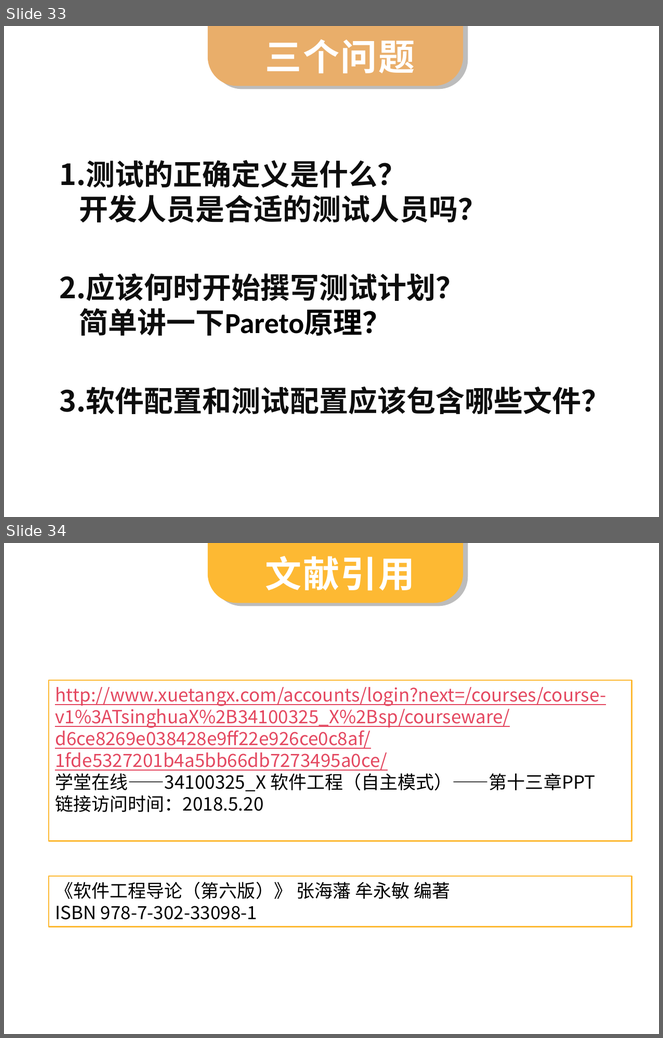
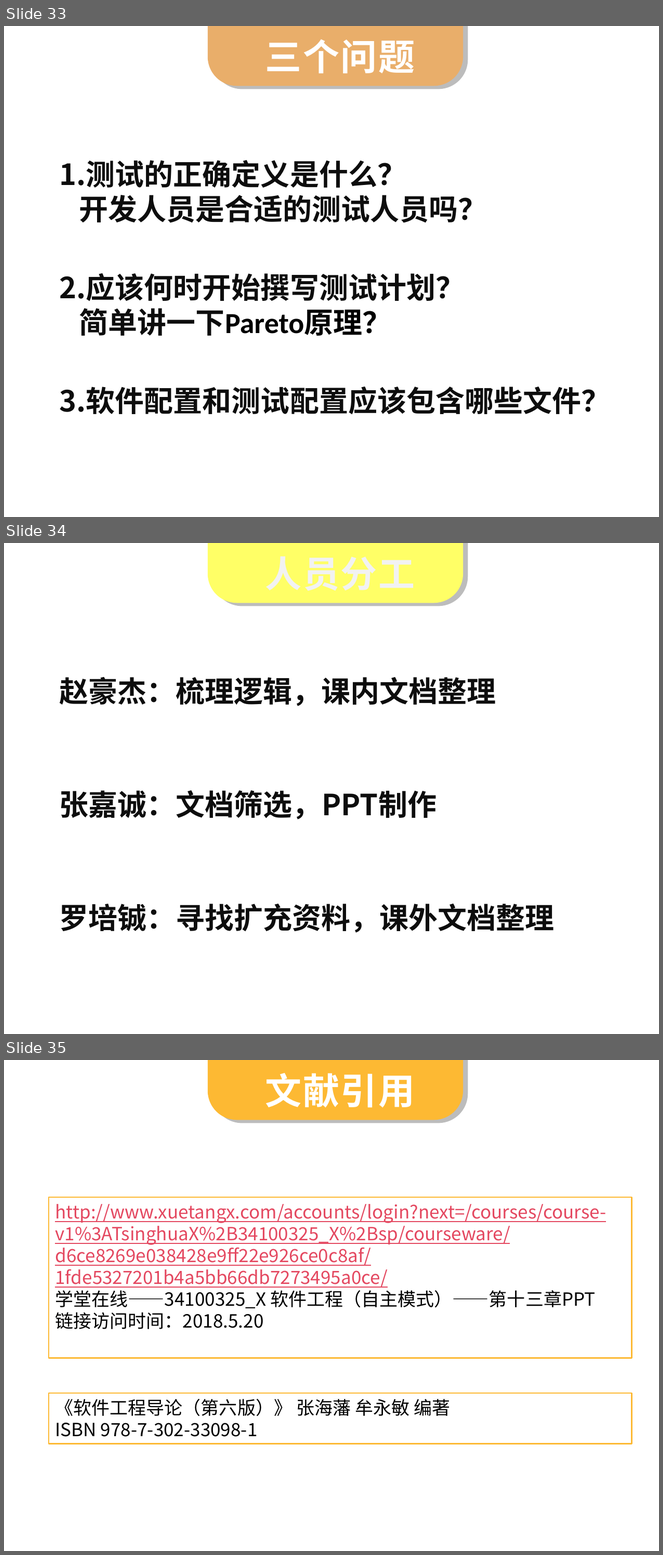
Before and after one commit to Lipingchang/SE2018-G09, a slide deck: 翻转PPT1/SE2018春-G09-第11周作业-翻转PPT1.pptx. Shown one above the other, each under a label of ours: slides 33 and 34 before the commit, slides 33, 34 and 35 after it. The pictures are 663x1038 and 663x1555 pixels, drawn with LibreOffice and Linux fonts; fonts in the diff are those of the drawing. Boxes give left, top, right and bottom in pixels: in the first picture for what was removed or moved away, otherwise in the second. Text is boxed around its words. In the diff, an @@ line names an element or a change of style, - is before the commit and + after.

Commit message:
增加了PPT分工页面

```diff
--- a/翻转PPT1/SE2018春-G09-第11周作业-翻转PPT1.pptx
+++ b/翻转PPT1/SE2018春-G09-第11周作业-翻转PPT1.pptx
@@ slide 34 added at (4,543,659,1034), background #FFFFFF @@
@@ rounded rectangle added at (208,543,463,603), fill #FFFF66 @@
@@ rounded rectangle added at (213,543,468,606), fill #BCBCBC @@
@@ text added at (266,556,415,591), 40 pt, text #F2F2F2, bold @@
+人员分工
@@ text added at (60,677,496,706), 32 pt, text #0D0D0D, bold @@
+赵豪杰：梳理逻辑，课内文档整理
@@ text added at (60,791,437,820), 32 pt, text #0D0D0D, bold @@
+张嘉诚：文档筛选，PPT制作
@@ text added at (60,904,555,933), 32 pt, text #0D0D0D, bold @@
+罗培铖：寻找扩充资料，课外文档整理
@@ what was slide 34 is now slide 35 @@
```
